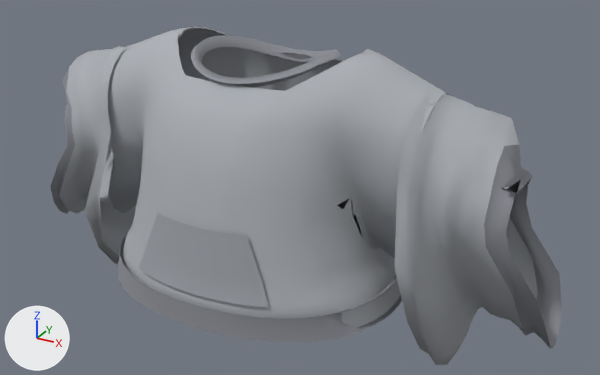
The glTF model apps/web/src/assets/camisetas/03_moletom.glb, before and after one commit.
One viewpoint serves both versions: a camera (50 mm lens) standing at (0.742, -1.241, 1.379) and looking at (0.064, -0.008, 0.763). The lights are fixed; the arrows at lower left show +X, +Y and +Z. The older version comes first. Vertices at exactly the same position are counted once.

Objects in the first picture: 'moletom'.
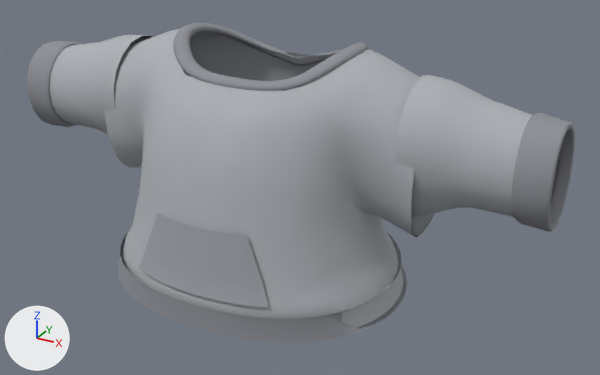
What differs and where, as boxes (x1, y1, x2, y2) in the pictures (600 x 375 px; the box of a moved part takes in the faces that stretch with it):
'moletom', reshaped (7% wider)
    before: (50, 26, 562, 365)
    after: (27, 23, 575, 343)
part 1 of me_moletom, rebuilt (49% shorter)
    before: (394, 88, 562, 365)
    after: (395, 75, 557, 217)
part 2 of me_moletom, rebuilt
    before: (50, 44, 136, 264)
    after: (49, 35, 154, 135)
part 3 of me_moletom, rebuilt (30% wider, 28% taller)
    before: (191, 35, 341, 88)
    after: (173, 23, 369, 91)
part 4 of me_moletom, added
    after: (27, 41, 81, 127)
part 5 of me_moletom, added
    after: (511, 113, 575, 232)
part 6 of me_moletom, moved or reshaped
    before: (338, 182, 397, 258)
    after: (338, 182, 434, 237)
part 7 of me_moletom, moved or reshaped
    before: (108, 140, 143, 213)
    after: (110, 140, 143, 168)

The edits, one by one:
me_moletom is used by ob_moletom; location (0.0, 0.0, 0.0).
me_moletom had 3631 vertices, 6966 faces and spanned x -0.548..0.551, y -0.276..0.188, z 0.479..1.031.
me_moletom now has 4551 vertices, 8806 faces and spans x -0.527..0.527, y -0.276..0.188, z 0.594..1.039.
me_moletom part 1: the loose piece of 320 vertices spanning x 0.293..0.551, y -0.15..0.095, z 0.489..0.984 is rebuilt with 360 vertices and now spans x 0.285..0.502, y -0.097..0.086, z 0.758..1.004, in mat_manga_e (grey #adb1b6).
me_moletom part 2: the loose piece of 320 vertices spanning x -0.548..-0.292, y -0.135..0.1, z 0.479..0.986 is rebuilt with 360 vertices and now spans x -0.502..-0.285, y -0.097..0.086, z 0.767..1.004, in mat_manga_d (grey #adb1b6).
me_moletom part 3: the loose piece of 120 vertices spanning x -0.132..0.132, y -0.144..0.117, z 0.968..1.025 is rebuilt with 720 vertices and now spans x -0.181..0.18, y -0.141..0.114, z 0.957..1.039.
me_moletom part 4: a new loose piece of 120 vertices spanning x -0.527..-0.468, y -0.086..0.077, z 0.787..0.971, in mat_punho_d (grey #8e9097).
me_moletom part 5: a new loose piece of 120 vertices spanning x 0.468..0.527, y -0.085..0.077, z 0.788..0.971, in mat_punho_e (grey #8e9097).
me_moletom part 6: 191 vertices moved from x 0.193..0.358, y -0.096..0.081, z 0.622..0.799 to x 0.189..0.313, y -0.097..0.081, z 0.73..0.802.
me_moletom part 7: 185 vertices moved from x -0.356..-0.189, y -0.114..0.084, z 0.618..0.798 to x -0.312..-0.187, y -0.103..0.084, z 0.733..0.799.
